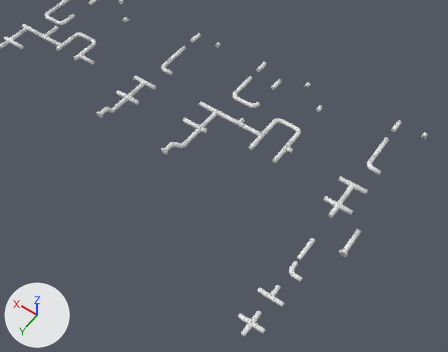
An edit to the FBX model Assets/Art/Models/Structures/Pipes/AtmosphericPipes.fbx, drawn before and after from the same camera.
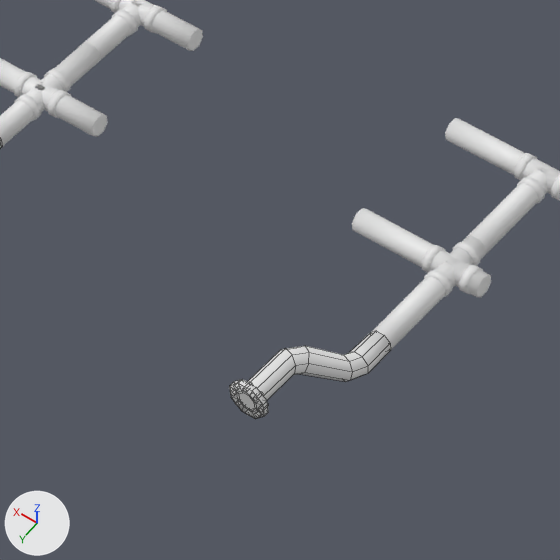
There are two pictures of each version: one from a camera (50 mm lens) standing at (-11.75, 13.59, 16.46) and looking at (-3.97, 2.69, -0.66), one close up on the part from 27% to 49% of the width and 23% to 51% of the height. Arrows for +X, +Y and +Z are at lower left; the lights stay in place. The close-ups show mesh edges as thin lines. Where no turn or scale is listed for an object, it has been applied to the vertices.

The first close-up shows 'PipesLayer2T', 'PipesLayer2X', 'PipesLayer3T1', 'PipesLayer3To4Connector', 'PipesLayer3X'.
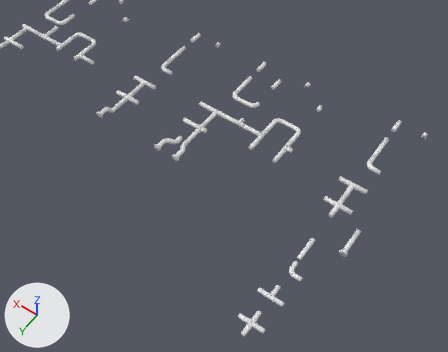
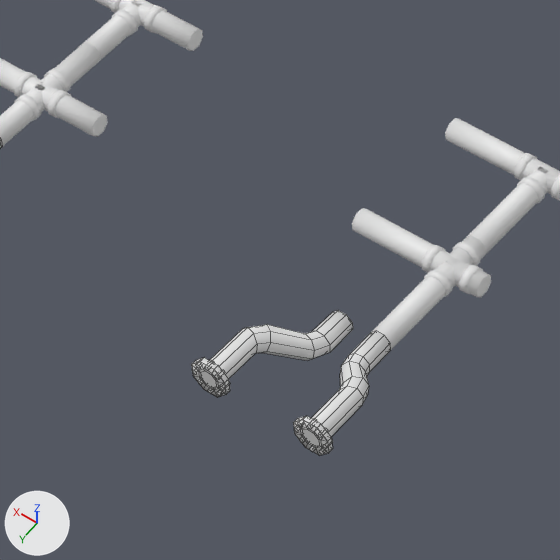
The change, as a diff of the scene's bpy script:
```diff
--- a/Assets/Art/Models/Structures/Pipes/AtmosphericPipes.fbx.py
+++ b/Assets/Art/Models/Structures/Pipes/AtmosphericPipes.fbx.py
@@ me_pipeslayer3l2_002_1 @@
+me_pipeslayer3l2_002_1.from_pydata(...)  # 192 vertices, 147 faces; spans x -0.131..0.328, y -0.5..0.505, z -0.213..0.209
+# faces by material slot: [49, 98]
+me_pipeslayer3l2_002_1.materials.append(mat_palette05)  # its picture is missing
+me_pipeslayer3l2_002_1.materials.append(mat_palette05_006)  # its picture is missing
@@ ob_pipeslayer3to4connector @@
 ob_pipeslayer3to4connector = bpy.data.objects.new('PipesLayer3To4Connector', me_pipeslayer3l2_002)
-ob_pipeslayer3to4connector.location = (-2.0, 3.0, 0.0)
+ob_pipeslayer3to4connector.location = (-1.7, 3.0, 0.0)
@@ ob_pipeslayer3to4north @@
+ob_pipeslayer3to4north = bpy.data.objects.new('PipesLayer3To4North', me_pipeslayer3l2_002_1)
+ob_pipeslayer3to4north.location = (-2.5, 3.0, 0.0)
```

What differs and where, as boxes (x1, y1, x2, y2) in the close-ups (560 x 560 px):
'PipesLayer3To4Connector', moved: before (229, 331, 391, 419); after (191, 310, 353, 397)
'PipesLayer3To4North', added: after (293, 331, 391, 456)
    faces in mat_palette05 (its picture is missing): (312, 331, 391, 437)
    faces in mat_palette05_006 (its picture is missing): (293, 416, 333, 456)
